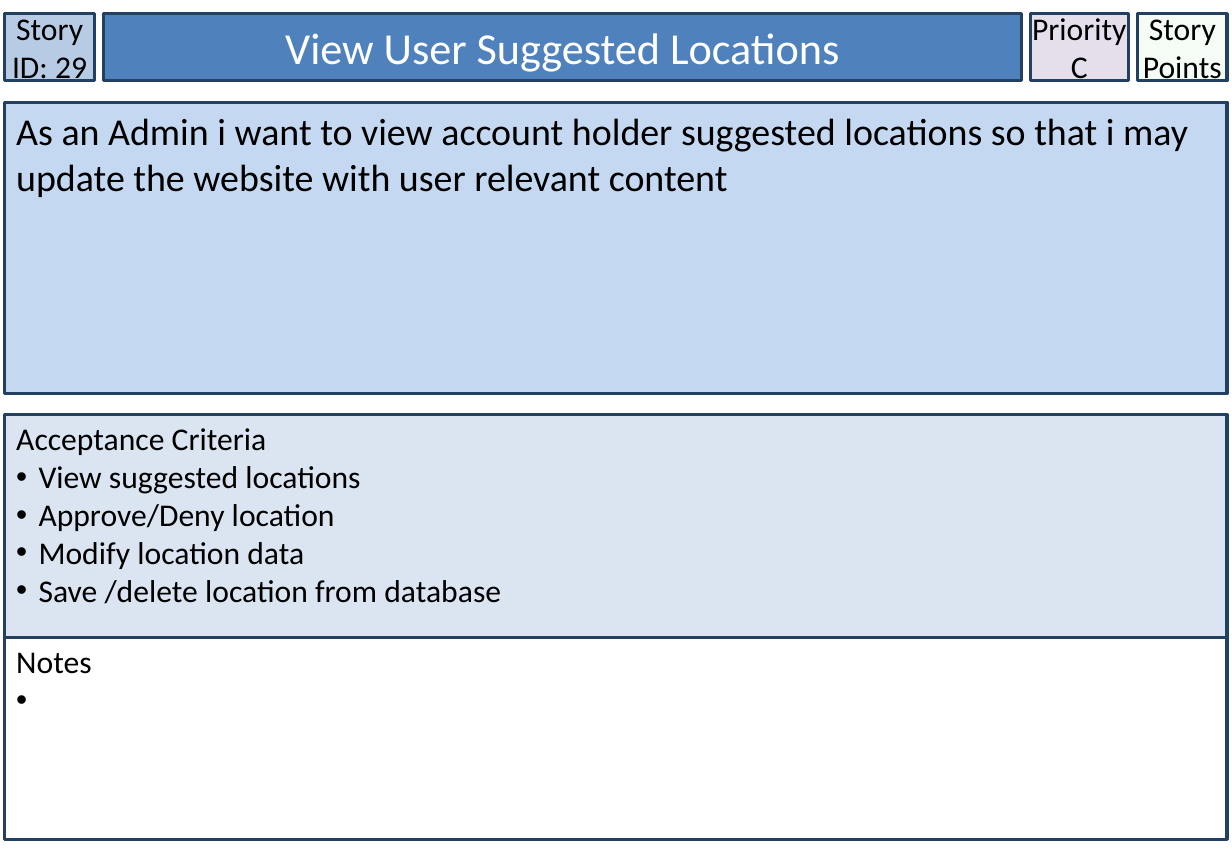
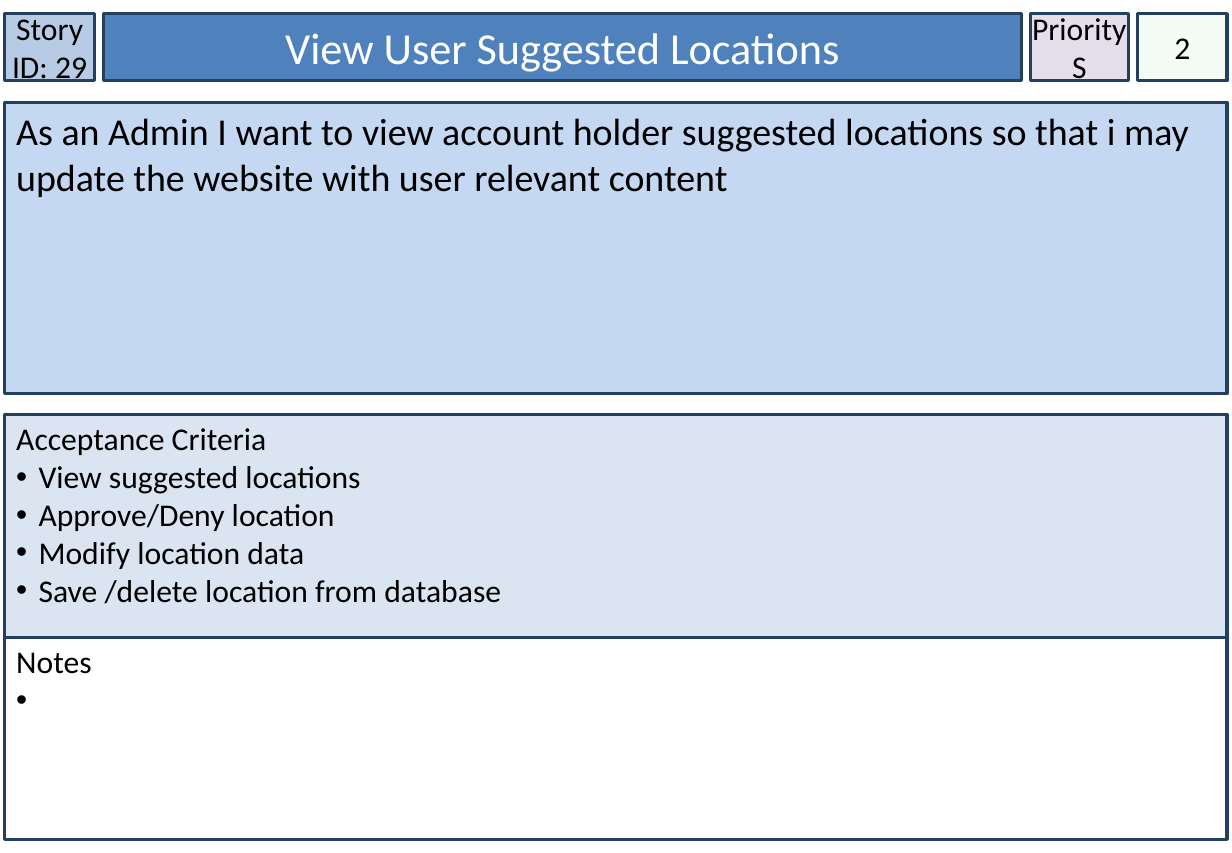
Before and after one commit to lowejosh/Django-landmarks, a slide deck: slide 30 of Story Cards.pptx. Drawn at 1232x853 pixels with LibreOffice and Linux fonts; fonts in the diff are those of the drawing. Boxes give left, top, right and bottom in pixels: in the first picture for what was removed or moved away, otherwise in the second. Text is boxed around its words. In the diff, an @@ line names an element or a change of style, - is before the commit and + after.

```diff
--- a/Story Cards.pptx
+++ b/Story Cards.pptx
@@ text in rectangle at (1072, 57, 1087, 82): text changed @@
-C
+S
@@ text in rectangle at (1174, 38, 1190, 59): text changed @@
-Story Points
+2
@@ text in rectangle at (16, 118, 1189, 197): text changed @@
-As an Admin i want to view account holder suggested locations so that i may update the website with user relevant content
+As an Admin I want to view account holder suggested locations so that i may update the website with user relevant content
```
Also in this commit, not shown: 29 other slides changed, 2 other files.
